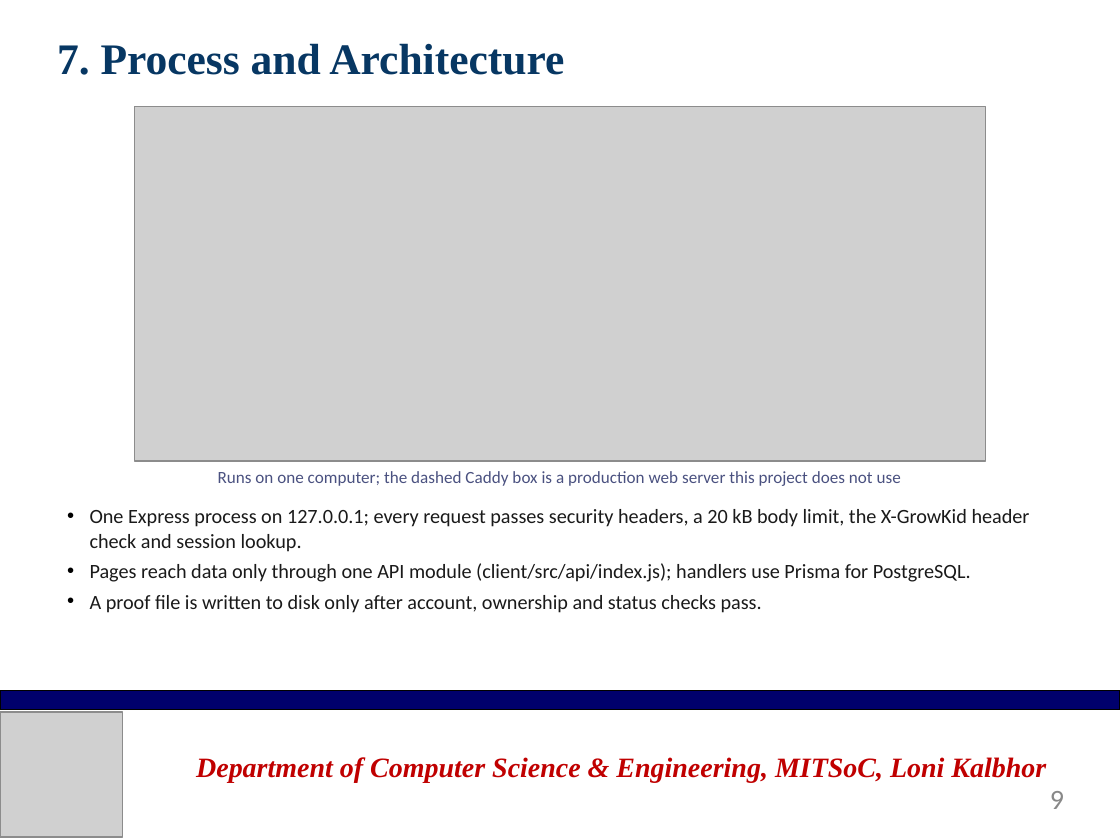
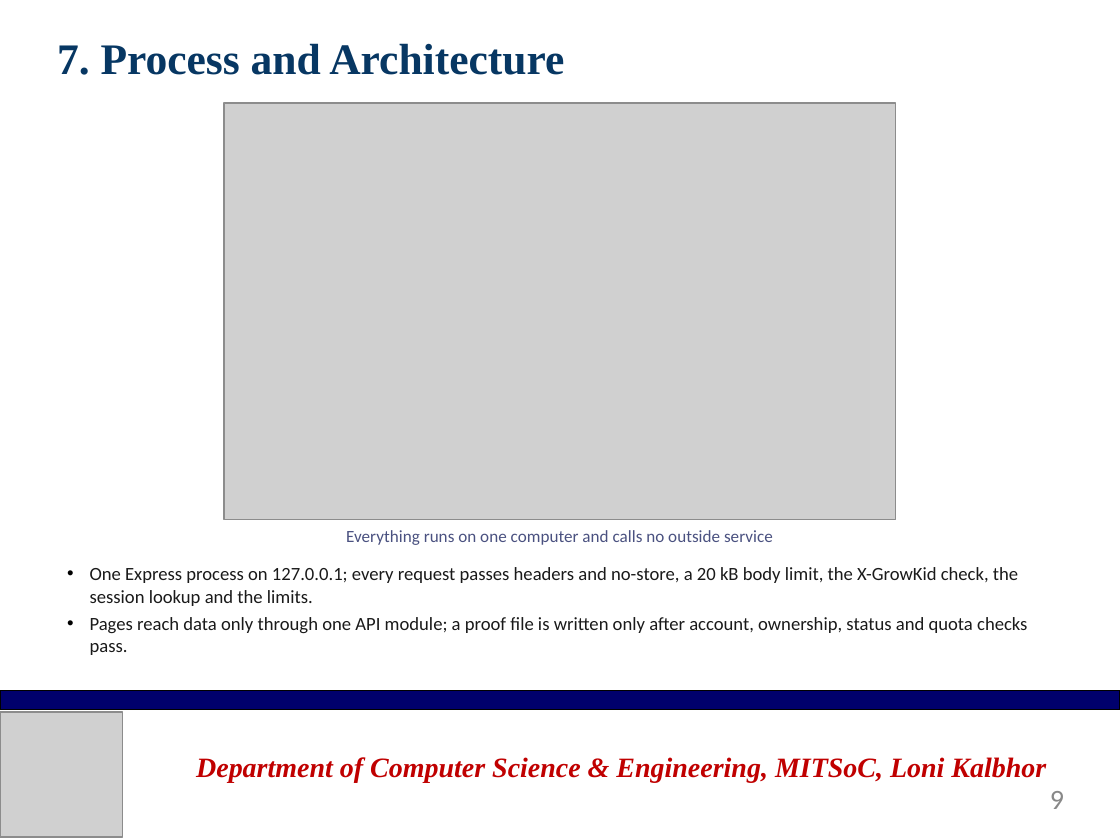
Before and after one commit to asce999/GrowKid, a slide deck: slide 9 of Documentation/Presentation/GrowKid-Final-Presentation.pptx. Drawn at 1120x840 pixels with LibreOffice and Linux fonts; fonts in the diff are those of the drawing; grey boxes stand for pictures; background and template pictures are left out. Boxes give left, top, right and bottom in pixels: in the first picture for what was removed or moved away, otherwise in the second. Text is boxed around its words. In the diff, an @@ line names an element or a change of style, - is before the commit and + after.

```diff
--- a/Documentation/Presentation/GrowKid-Final-Presentation.pptx
+++ b/Documentation/Presentation/GrowKid-Final-Presentation.pptx
@@ picture: place and size @@
-picture at (134, 106, 986, 461)
+picture at (224, 103, 896, 520)
@@ text at (346, 530, 773, 545): text changed @@
-Runs on one computer; the dashed Caddy box is a production web server this project does not use
+Everything runs on one computer and calls no outside service
@@ text at (90, 567, 1027, 655): text changed; size 13 to 12 pt @@
-• One Express process on 127.0.0.1; every request passes security headers, a 20 kB body limit, the X-GrowKid header check and session lookup.
-• Pages reach data only through one API module (client/src/api/index.js); handlers use Prisma for PostgreSQL.
-• A proof file is written to disk only after account, ownership and status checks pass.
+• One Express process on 127.0.0.1; every request passes headers and no-store, a 20 kB body limit, the X-GrowKid check, the session lookup and the limits.
+• Pages reach data only through one API module; a proof file is written only after account, ownership, status and quota checks pass.
```
Also in this commit, not shown: 10 other slides changed, 13 other files.
